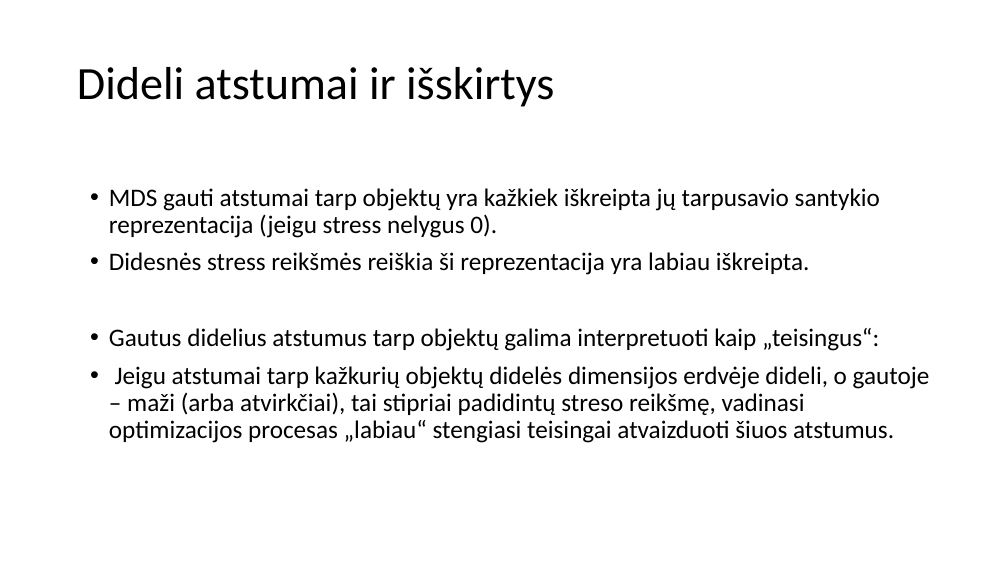
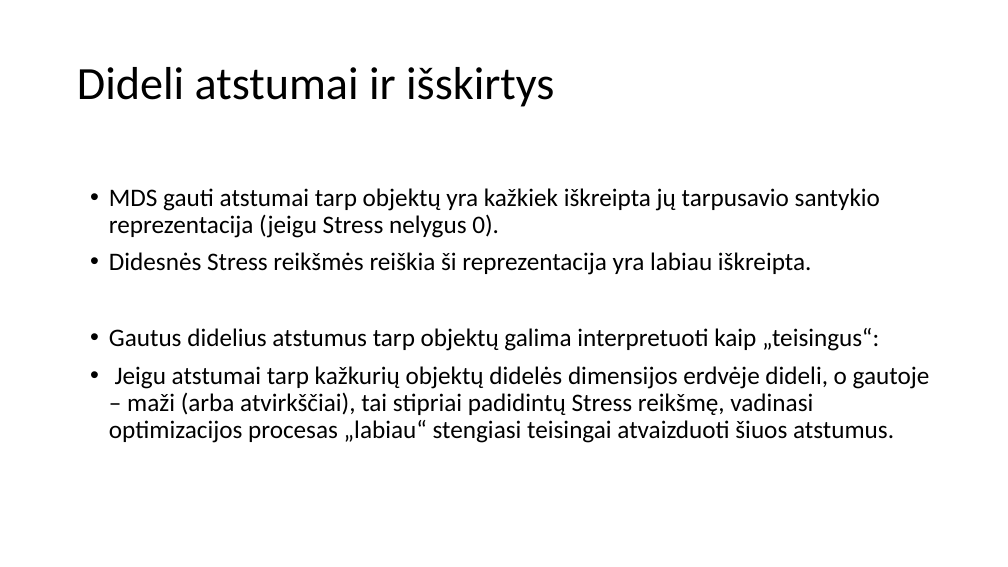
Before and after one commit to dovmar/PDVS, a slide deck: slide 29 of MDS/MDS_pristatymas.pptx. Drawn at 1008x567 pixels with LibreOffice and Linux fonts; fonts in the diff are those of the drawing. Boxes give left, top, right and bottom in pixels: in the first picture for what was removed or moved away, otherwise in the second. Text is boxed around its words. In the diff, an @@ line names an element or a change of style, - is before the commit and + after.

```diff
--- a/MDS/MDS_pristatymas.pptx
+++ b/MDS/MDS_pristatymas.pptx
@@ text at <box>109,188,880,275</box>: text changed @@
-• MDS gauti atstumai tarp objektų yra kažkiek iškreipta jų tarpusavio santykio reprezentacija (jeigu stress nelygus 0).
-• Didesnės stress reikšmės reiškia ši reprezentacija yra labiau iškreipta.
+• MDS gauti atstumai tarp objektų yra kažkiek iškreipta jų tarpusavio santykio reprezentacija (jeigu Stress nelygus 0).
+• Didesnės Stress reikšmės reiškia ši reprezentacija yra labiau iškreipta.
@@ text at <box>109,366,930,443</box>: text changed @@
-• Jeigu atstumai tarp kažkurių objektų didelės dimensijos erdvėje dideli, o gautoje – maži (arba atvirkčiai), tai stipriai padidintų streso reikšmę, vadinasi optimizacijos procesas „labiau“ stengiasi teisingai atvaizduoti šiuos atstumus.
+• Jeigu atstumai tarp kažkurių objektų didelės dimensijos erdvėje dideli, o gautoje – maži (arba atvirkščiai), tai stipriai padidintų Stress reikšmę, vadinasi optimizacijos procesas „labiau“ stengiasi teisingai atvaizduoti šiuos atstumus.
```
Also in this commit, not shown: 10 other slides changed, 3 other files.
